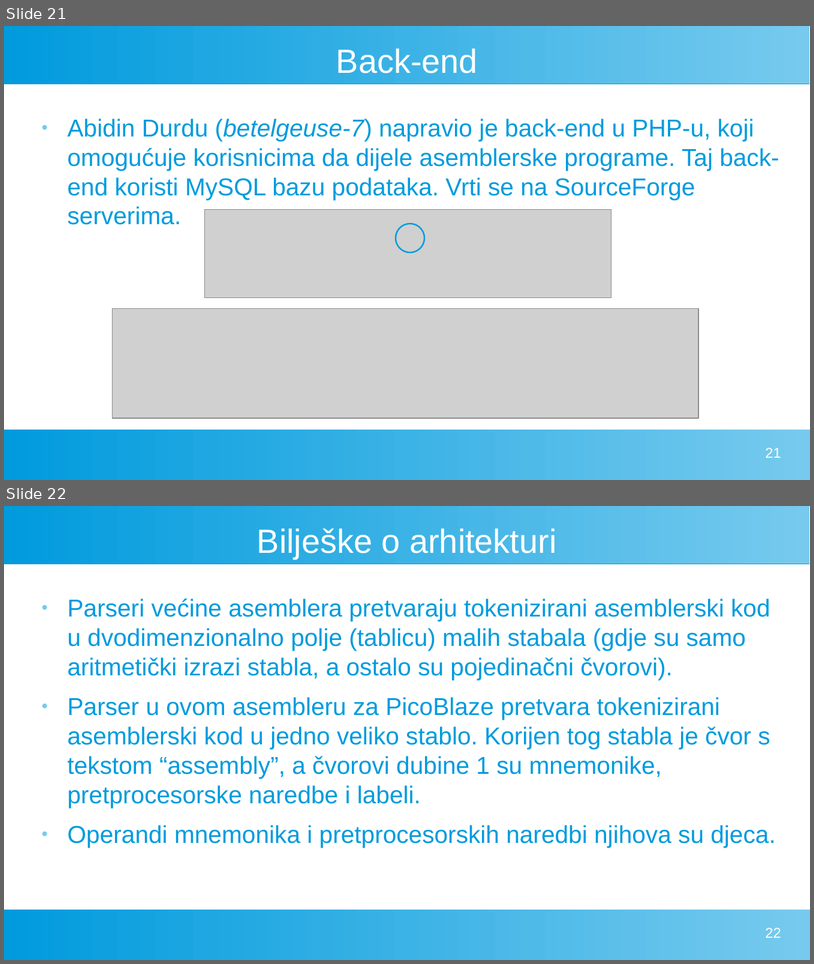
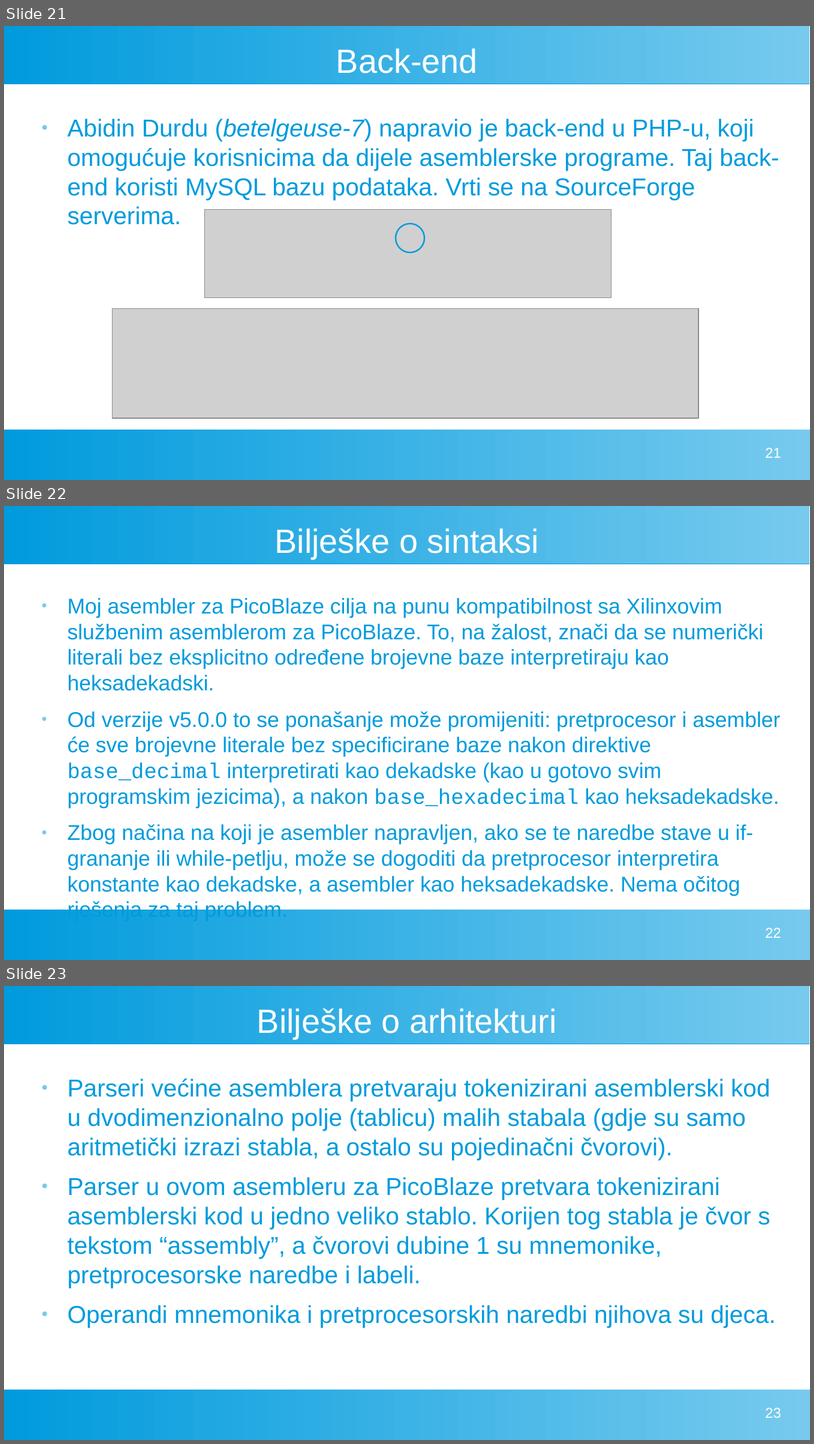
Before and after one commit to FlatAssembler/PicoBlaze_Simulator_in_JS, a slide deck: seminar/PicoBlaze.odp. Shown one above the other, each under a label of ours: slides 21 and 22 before the commit, slides 21, 22 and 23 after it. The pictures are 814x964 and 814x1444 pixels, drawn with LibreOffice and Linux fonts; fonts in the diff are those of the drawing; grey boxes stand for pictures. Boxes give left, top, right and bottom in pixels: in the first picture for what was removed or moved away, otherwise in the second. Text is boxed around its words. In the diff, an @@ line names an element or a change of style, - is before the commit and + after.

```diff
--- a/seminar/PicoBlaze.odp
+++ b/seminar/PicoBlaze.odp
@@ slide 22 added at (x1=4, y1=506, x2=810, y2=960), background #FFFFFF; not listed: 2 template elements that a slide beside it also shows @@
@@ title added at (x1=275, y1=528, x2=539, y2=559), 33 pt, text #FFFFFF @@
+Bilješke o sintaksi
@@ text added at (x1=68, y1=598, x2=780, y2=892), 21 pt, text #009BDD @@
+● Moj asembler za PicoBlaze cilja na punu kompatibilnost sa Xilinxovim službenim asemblerom za PicoBlaze. To, na žalost, znači da se numerički literali bez eksplicitno određene brojevne baze interpretiraju kao heksadekadski.
+● Od verzije v5.0.0 to se ponašanje može promijeniti: pretprocesor i asembler će sve brojevne literale bez specificirane baze nakon direktive base_decimal interpretirati kao dekadske (kao u gotovo svim programskim jezicima), a nakon base_hexadecimal kao heksadekadske.
+● Zbog načina na koji je asembler napravljen, ako se te naredbe stave u if-grananje ili while-petlju, može se dogoditi da pretprocesor interpretira konstante kao dekadske, a asembler kao heksadekadske. Nema očitog rješenja za taj problem.
@@ page number added at (x1=765, y1=927, x2=781, y2=937), 14 pt, text #FFFFFF @@
+22
@@ what was slide 22 is now slide 23 @@
@@ page number at (x1=765, y1=1407, x2=781, y2=1417): text changed @@
-22
+23
```
Also in this commit, not shown: 1 other file.
